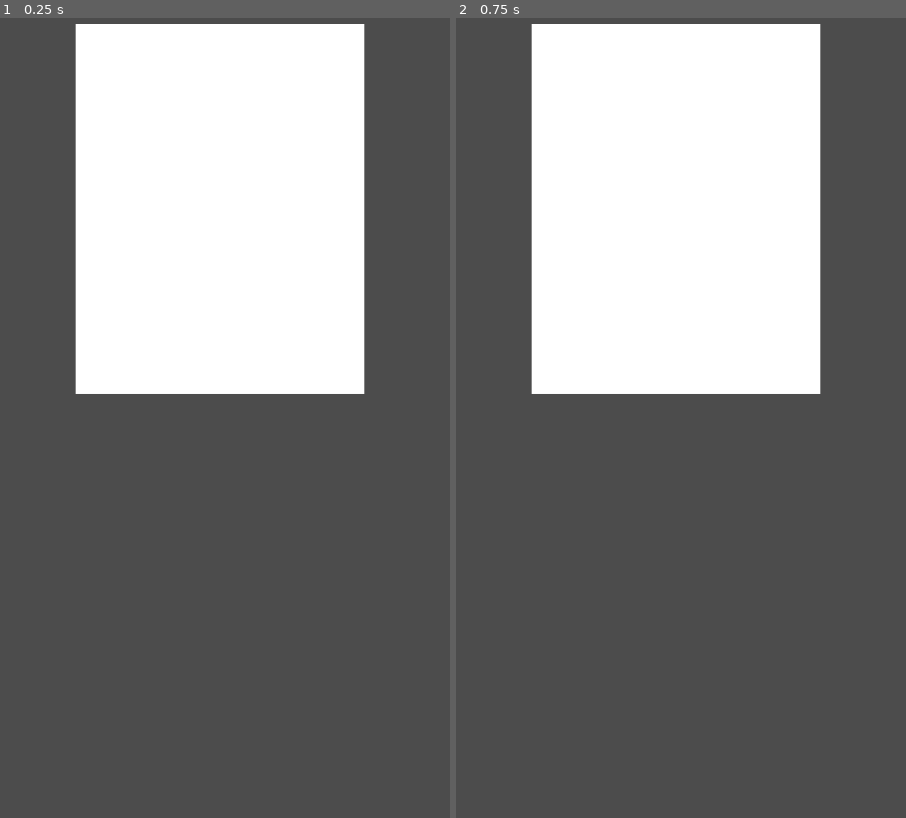
Above: before the commit, frames 1-2 (left to right).
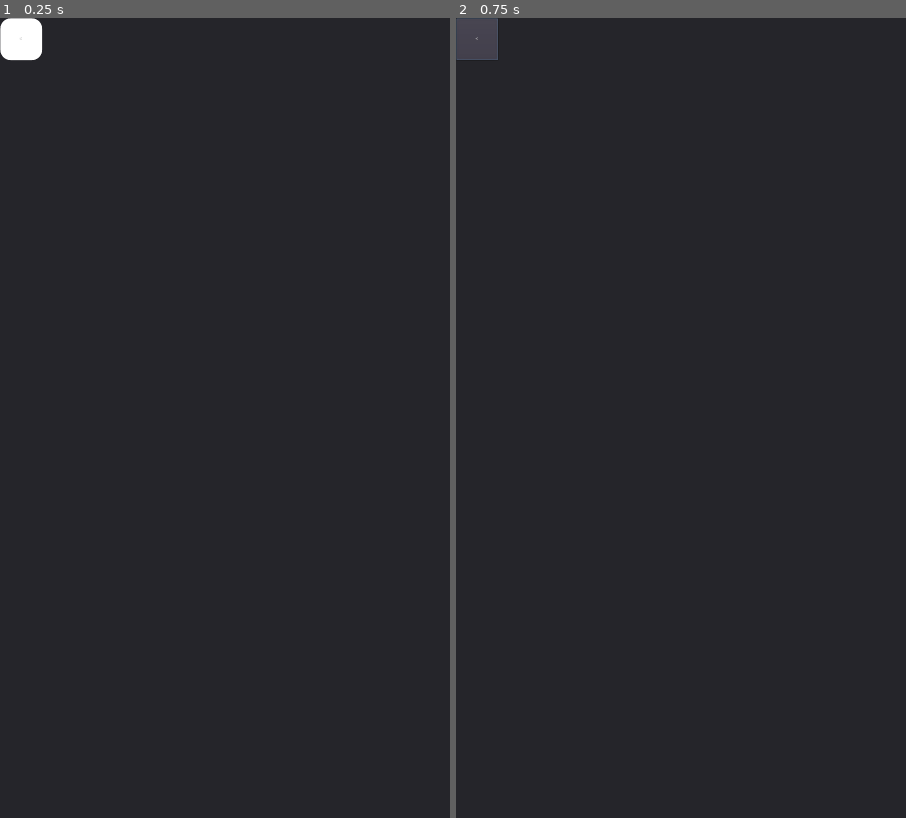
Above: after the commit, the same moments.

Repository: Big-Cheung/LAHacks2021
Game: Godot game, scene res://Base.tscn
Same seed, same stepped clock (60 frames per second), same inputs: the game is played once before the commit and once after it.
Inputs (mouse positions are in pixels of both pictures, inside the frame that each line leads up to):
- Up to frame 1 (0.25 s): no input
- Up to frame 2 (0.75 s): click (478, 42) at 0.5 s, where only the run after the commit has a clickable "<"

The runs differ from the first frame. In frame 1, 100% of the frame differs, in the area x 0-100%, y 0-100%; in frame 2, 100%.

Commit message:
created style

Diff:
--- a/Base.tscn
+++ b/Base.tscn
@@ -1,16 +1,28 @@
 [gd_scene load_steps=2 format=2]
 
-[ext_resource path="res://MainPage.tscn" type="PackedScene" id=1]
+[ext_resource path="res://Style/BackButtonStyle.tres" type="StyleBox" id=1]
 
-[node name="Base" type="Control"]
+[node name="CreateChallenge" type="Control"]
 anchor_right = 1.0
 anchor_bottom = 1.0
 __meta__ = {
 "_edit_use_anchors_": false
 }
 
-[node name="MainPage" parent="." instance=ExtResource( 1 )]
-margin_left = 3.56372
-margin_top = -7.1272
-margin_right = 3.56372
-margin_bottom = -7.1272
+[node name="Panel" type="Panel" parent="."]
+anchor_right = 1.0
+anchor_bottom = 1.0
+__meta__ = {
+"_edit_use_anchors_": false
+}
+
+[node name="BackButton" type="Button" parent="."]
+margin_left = 1.18921
+margin_top = 1.18921
+margin_right = 101.189
+margin_bottom = 101.189
+custom_styles/normal = ExtResource( 1 )
+text = "<"
+__meta__ = {
+"_edit_use_anchors_": false
+}
--- /dev/null
+++ b/Style/BackButtonStyle.tres
@@ -0,0 +1,9 @@
+[gd_resource type="StyleBoxFlat" format=2]
+
+[resource]
+bg_color = Color( 1, 1, 1, 1 )
+corner_radius_top_left = 25
+corner_radius_top_right = 25
+corner_radius_bottom_right = 25
+corner_radius_bottom_left = 25
+corner_detail = 10
